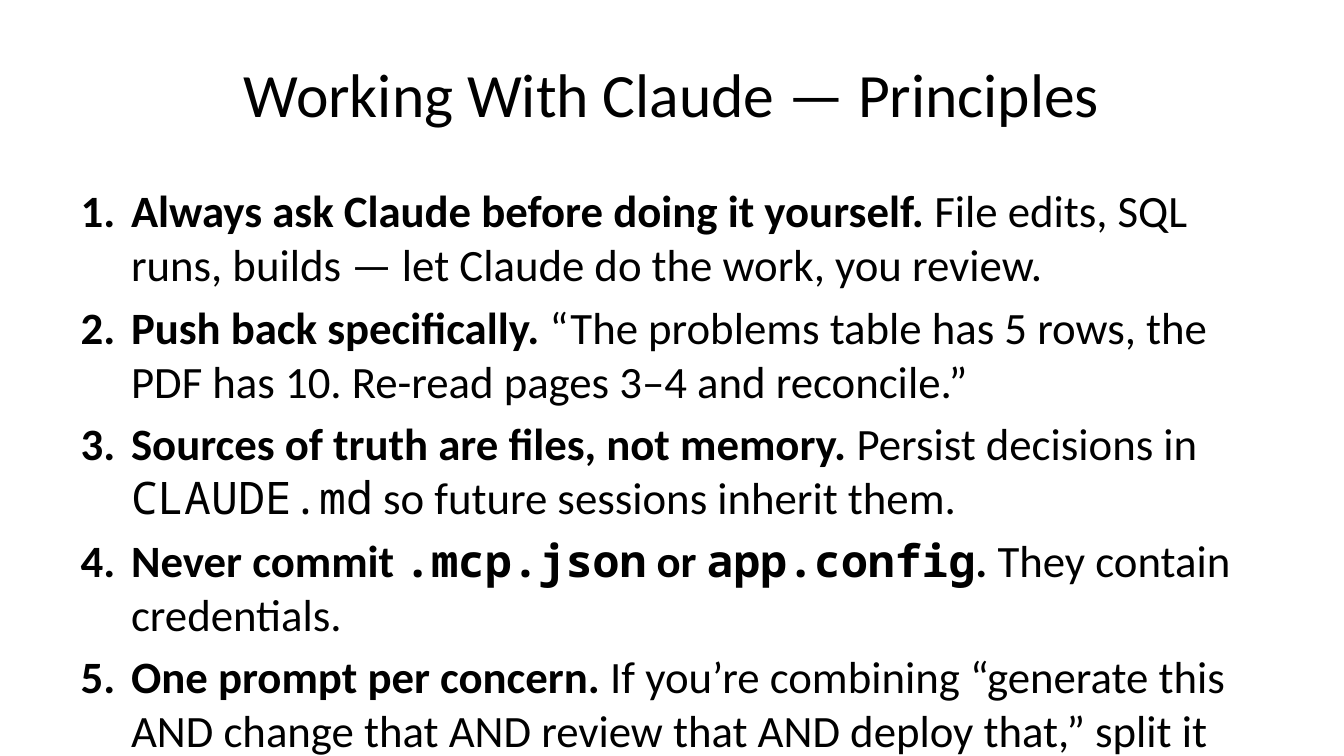
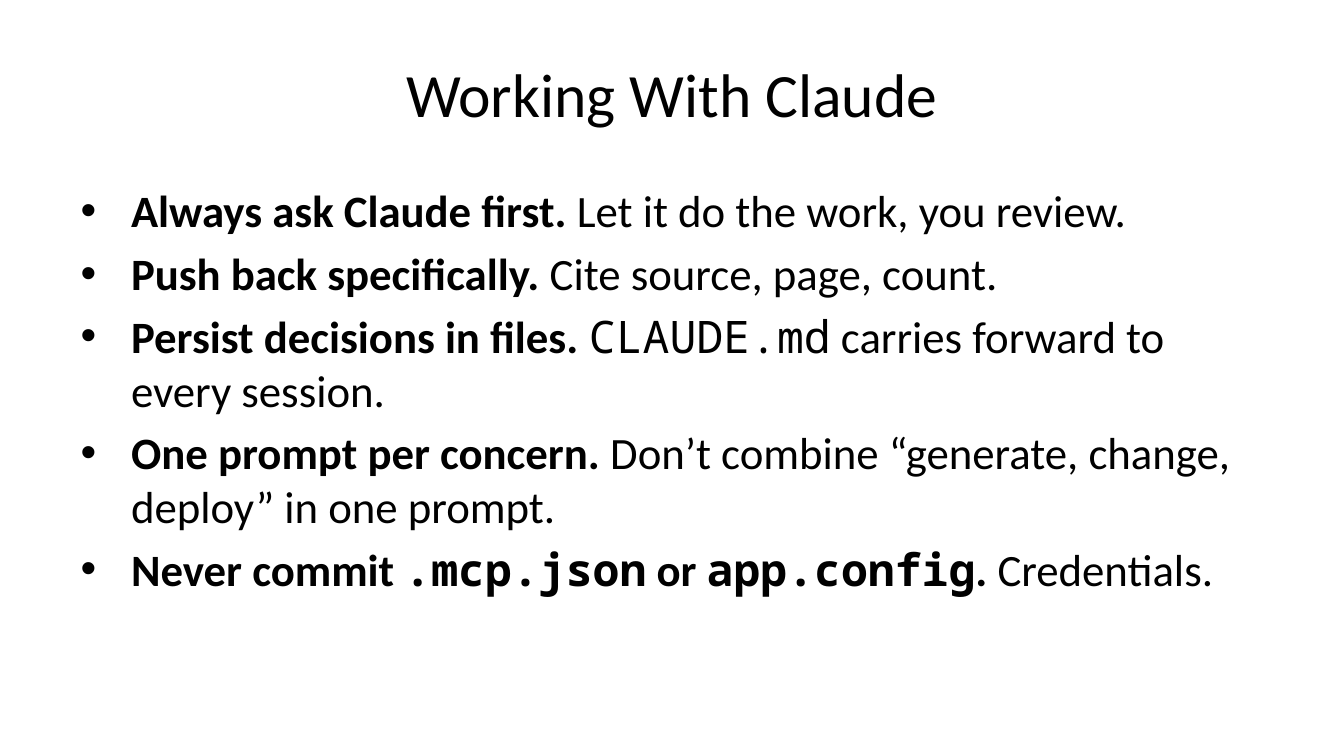
Before and after one commit to dcodish/SAD-sample-project, a slide deck: slide 24 of SLIDE_DECK.pptx (slide 17 before the commit). Drawn at 1344x756 pixels with LibreOffice and Linux fonts; fonts in the diff are those of the drawing. Boxes give left, top, right and bottom in pixels: in the first picture for what was removed or moved away, otherwise in the second. Text is boxed around its words. In the diff, an @@ line names an element or a change of style, - is before the commit and + after.

```diff
--- a/SLIDE_DECK.pptx
+++ b/SLIDE_DECK.pptx
@@ title at <box>406,74,937,128</box>: text changed @@
-Working With Claude — Principles
+Working With Claude
@@ text at <box>131,195,1231,597</box>: text changed @@
-1. Always ask Claude before doing it yourself. File edits, SQL runs, builds — let Claude do the work, you review.
-2. Push back specifically. “The problems table has 5 rows, the PDF has 10. Re-read pages 3–4 and reconcile.”
-3. Sources of truth are files, not memory. Persist decisions in CLAUDE.md so future sessions inherit them.
-4. Never commit .mcp.json or app.config. They contain credentials.
-5. One prompt per concern. If you’re combining “generate this AND change that AND review that AND deploy that,” split it up.
+• Always ask Claude first. Let it do the work, you review.
+• Push back specifically. Cite source, page, count.
+• Persist decisions in files. CLAUDE.md carries forward to every session.
+• One prompt per concern. Don’t combine “generate, change, deploy” in one prompt.
+• Never commit .mcp.json or app.config. Credentials.
```
Also in this commit, not shown: 17 other slides changed, 7 slides added, 2 other files.
